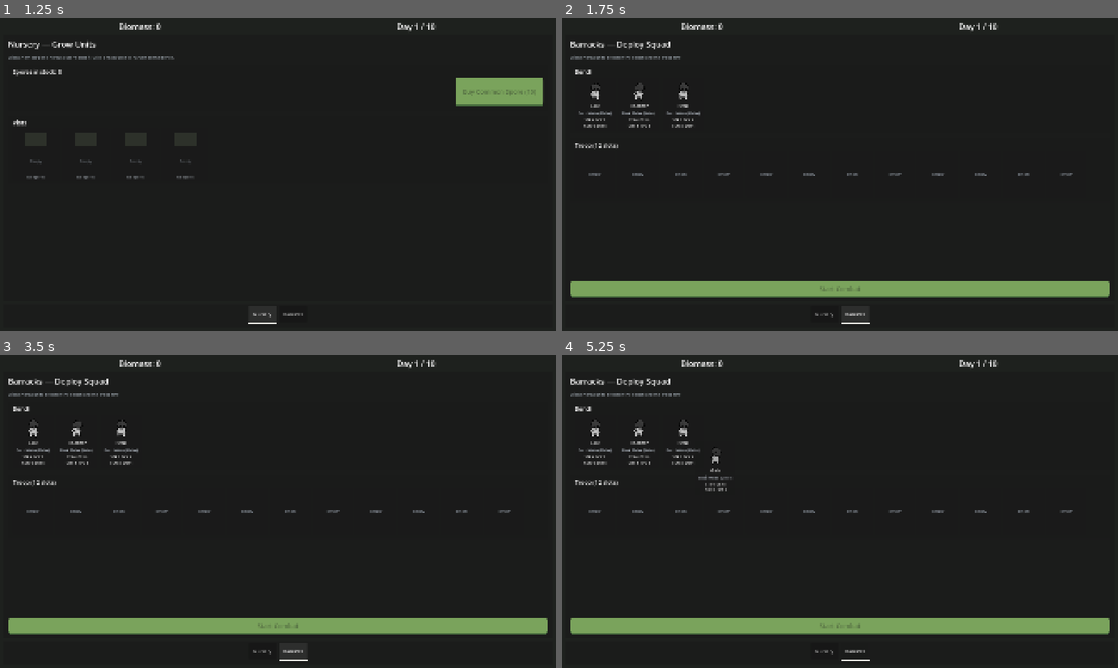
Above: before the commit, frames 1-4 (two rows, left to right).
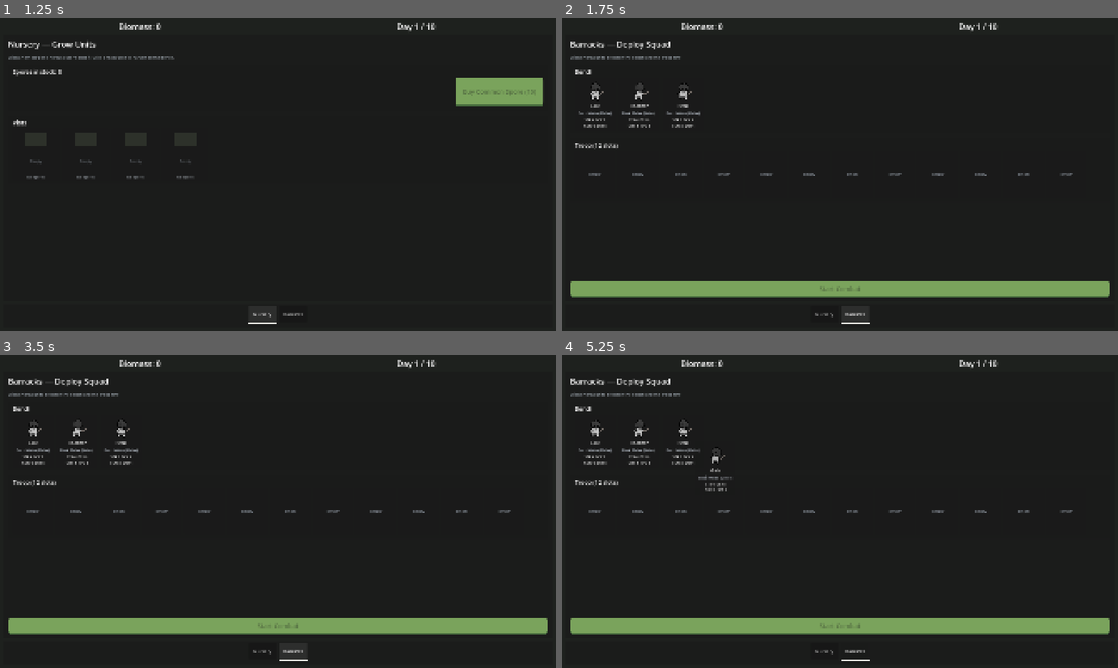
Above: after the commit, the same moments.

Repository: stonecauldron/mycelium-prototype
Game: Godot game, scene res://assets/base/base.tscn
Two runs of this game, one before a commit and one after it. Both use one fixed random seed, a clock stepped at 60 frames per second and the inputs below.
Inputs (mouse positions are in pixels of both pictures, inside the frame that each line leads up to):
- Up to frame 1 (1.25 s): click "Nursery" at 0.5 s
- Up to frame 2 (1.75 s): click "Barracks" at 1.25 s
- Up to frame 3 (3.5 s): click "Nursery" at 2 s; click "Barracks" at 2.75 s
- Up to frame 4 (5.25 s): click "Nursery" at 3.5 s; click "Barracks" at 4.25 s; drag from (595, 442) to (895, 442) at 5.02 s

Frame 1 is identical in both runs. In frame 2, less than 0.1% of the frame differs, in the area x 5-24%, y 20-26%; in frame 3, less than 0.1%; in frame 4, less than 0.1%.

Commit message:
Compose units from strain appearance and held weapon scenes.
Move hurtbox/body onto Capling appearance via UnitStrain, and mount visual-only weapon props from WeaponData so shells keep attack hitboxes only.

Co-authored-by: Cursor <cursoragent@cursor.com>

Diff:
--- a/assets/base/roster_unit_data.gd
+++ b/assets/base/roster_unit_data.gd
@@ -1,12 +1,12 @@
 class_name RosterUnitData
 extends Resource
 
-const _DEFAULT_VISUAL := preload("res://assets/units/capling/capling_visual.tres")
+const _DEFAULT_STRAIN := preload("res://assets/units/capling/capling_strain.tres")
 
 @export var display_name: String = "Unit"
 @export var stats: UnitStatsData
 @export var weapon: WeaponData
-@export var visual: UnitVisualData
+@export var strain: UnitStrain
 
 
 func get_range_class() -> WeaponData.WeaponRange:
@@ -19,11 +19,11 @@
 	unit_name: String,
 	unit_stats: UnitStatsData,
 	unit_weapon: WeaponData,
-	unit_visual: UnitVisualData = null
+	unit_strain: UnitStrain = null
 ) -> RosterUnitData:
 	var data := RosterUnitData.new()
 	data.display_name = unit_name
 	data.stats = unit_stats
 	data.weapon = unit_weapon
-	data.visual = unit_visual if unit_visual != null else _DEFAULT_VISUAL
+	data.strain = unit_strain if unit_strain != null else _DEFAULT_STRAIN
 	return data
--- a/assets/base/unit_card/unit_card.gd
+++ b/assets/base/unit_card/unit_card.gd
@@ -97,18 +97,19 @@
 	if _portrait_instance != null:
 		_portrait_instance.queue_free()
 		_portrait_instance = null
-	if _portrait_host == null or data.visual == null:
+	if _portrait_host == null or data.strain == null:
 		return
-	var instance := data.visual.instantiate_visual()
-	if instance == null:
+	var appearance := data.strain.instantiate_appearance()
+	if appearance == null:
 		return
-	_portrait_host.add_child(instance)
-	_portrait_instance = instance
-	instance.scale = Vector2(PORTRAIT_SCALE, PORTRAIT_SCALE)
-	instance.position = Vector2(_portrait_host.size.x * 0.5, _portrait_host.size.y - 4.0)
+	_portrait_host.add_child(appearance)
+	_portrait_instance = appearance
+	appearance.scale = Vector2(PORTRAIT_SCALE, PORTRAIT_SCALE)
+	appearance.position = Vector2(_portrait_host.size.x * 0.5, _portrait_host.size.y - 4.0)
 	if not _portrait_host.resized.is_connected(_on_portrait_host_resized):
 		_portrait_host.resized.connect(_on_portrait_host_resized)
-	data.visual.play_idle(instance)
+	appearance.mount_weapon_appearance(data.weapon)
+	appearance.play_idle(true)
 
 
 func _on_portrait_host_resized() -> void:
--- a/assets/components/hurtbox_component.gd
+++ b/assets/components/hurtbox_component.gd
@@ -3,7 +3,12 @@
 
 
 func get_combatant() -> Node:
-	return get_parent()
+	var node: Node = get_parent()
+	while node != null:
+		if node.has_method("take_damage"):
+			return node
+		node = node.get_parent()
+	return null
 
 
 func receive_hit(
--- /dev/null
+++ b/assets/units/capling/capling_appearance.tscn
@@ -0,0 +1,62 @@
+[gd_scene format=3 uid="uid://dq1q1a7s2xhy3"]
+
+[ext_resource type="Script" uid="uid://nqw7ixv3u2we" path="res://assets/units/unit_appearance.gd" id="1_root"]
+[ext_resource type="Texture2D" uid="uid://cxbtntfc3hcqj" path="res://assets/units/capling.png" id="2_tex"]
+[ext_resource type="Script" uid="uid://dk024gkwu740b" path="res://assets/components/hurtbox_component.gd" id="3_hurtbox"]
+
+[sub_resource type="Animation" id="Animation_idle"]
+resource_name = "idle"
+length = 1.2
+loop_mode = 1
+tracks/0/type = "value"
+tracks/0/imported = false
+tracks/0/enabled = true
+tracks/0/path = NodePath("Sprite:scale")
+tracks/0/interp = 1
+tracks/0/loop_wrap = true
+tracks/0/keys = {
+"times": PackedFloat32Array(0, 0.6, 1.2),
+"transitions": PackedFloat32Array(-2, -2, -2),
+"update": 0,
+"values": [Vector2(0.4, 0.4), Vector2(0.375, 0.435), Vector2(0.4, 0.4)]
+}
+
+[sub_resource type="AnimationLibrary" id="AnimationLibrary_main"]
+_data = {
+&"idle": SubResource("Animation_idle")
+}
+
+[sub_resource type="RectangleShape2D" id="RectangleShape2D_hurtbox"]
+size = Vector2(61, 103)
+
+[sub_resource type="RectangleShape2D" id="RectangleShape2D_body"]
+size = Vector2(61, 104)
+
+[node name="CaplingAppearance" type="Node2D" unique_id=369788823]
+script = ExtResource("1_root")
+
+[node name="Sprite" type="Sprite2D" parent="." unique_id=199861224]
+position = Vector2(1, -52)
+scale = Vector2(0.4, 0.4)
+texture = ExtResource("2_tex")
+region_enabled = true
+region_rect = Rect2(169, 238, 175, 274)
+
+[node name="WeaponMount" type="Node2D" parent="." unique_id=1779674008]
+position = Vector2(31, -32)
+
+[node name="AnimationPlayer" type="AnimationPlayer" parent="." unique_id=429055354]
+libraries/ = SubResource("AnimationLibrary_main")
+
+[node name="Hurtbox" type="Area2D" parent="." unique_id=2024457660]
+collision_layer = 4
+collision_mask = 0
+script = ExtResource("3_hurtbox")
+
+[node name="CollisionShape2D" type="CollisionShape2D" parent="Hurtbox" unique_id=1875027642]
+position = Vector2(2.5, -53.5)
+shape = SubResource("RectangleShape2D_hurtbox")
+
+[node name="BodyShape" type="CollisionShape2D" parent="." unique_id=413708413]
+position = Vector2(2.5, -52)
+shape = SubResource("RectangleShape2D_body")
--- /dev/null
+++ b/assets/units/capling/capling_strain.tres
@@ -0,0 +1,8 @@
+[gd_resource type="Resource" script_class="UnitStrain" format=3 uid="uid://dq1q1tcux6dy3"]
+
+[ext_resource type="Script" uid="uid://bftxo0b154lgi" path="res://assets/units/unit_strain.gd" id="1_script"]
+[ext_resource type="PackedScene" uid="uid://dq1q1a7s2xhy3" path="res://assets/units/capling/capling_appearance.tscn" id="2_scene"]
+
+[resource]
+script = ExtResource("1_script")
+appearance_scene = ExtResource("2_scene")
--- a/assets/units/capling/capling_visual.tres
+++ /dev/null
@@ -1,9 +0,0 @@
-[gd_resource type="Resource" script_class="UnitVisualData" load_steps=3 format=3 uid="uid://ccaplingvdata01"]
-
-[ext_resource type="Script" path="res://assets/units/unit_visual_data.gd" id="1_script"]
-[ext_resource type="PackedScene" uid="uid://ccaplingvisual01" path="res://assets/units/capling/capling_visual.tscn" id="2_scene"]
-
-[resource]
-script = ExtResource("1_script")
-visual_scene = ExtResource("2_scene")
-idle_animation = &"idle"
--- a/assets/units/capling/capling_visual.tscn
+++ /dev/null
@@ -1,39 +0,0 @@
-[gd_scene format=3 uid="uid://dq1q1v0wjxby3"]
-
-[ext_resource type="Script" uid="uid://cxt0dcdtr2s2c" path="res://assets/units/unit_visual_root.gd" id="1_root"]
-[ext_resource type="Texture2D" uid="uid://cxbtntfc3hcqj" path="res://assets/units/capling.png" id="2_tex"]
-
-[sub_resource type="Animation" id="Animation_idle"]
-resource_name = "idle"
-length = 1.2
-loop_mode = 1
-tracks/0/type = "value"
-tracks/0/imported = false
-tracks/0/enabled = true
-tracks/0/path = NodePath("Sprite:scale")
-tracks/0/interp = 1
-tracks/0/loop_wrap = true
-tracks/0/keys = {
-"times": PackedFloat32Array(0, 0.6, 1.2),
-"transitions": PackedFloat32Array(-2, -2, -2),
-"update": 0,
-"values": [Vector2(0.4, 0.4), Vector2(0.375, 0.435), Vector2(0.4, 0.4)]
-}
-
-[sub_resource type="AnimationLibrary" id="AnimationLibrary_main"]
-_data = {
-&"idle": SubResource("Animation_idle")
-}
-
-[node name="CaplingVisual" type="Node2D" unique_id=1626935717]
-script = ExtResource("1_root")
-
-[node name="Sprite" type="Sprite2D" parent="." unique_id=887362495]
-position = Vector2(1, -52)
-scale = Vector2(0.4, 0.4)
-texture = ExtResource("2_tex")
-region_enabled = true
-region_rect = Rect2(169, 238, 175, 274)
-
-[node name="AnimationPlayer" type="AnimationPlayer" parent="." unique_id=224118308]
-libraries/ = SubResource("AnimationLibrary_main")
--- a/assets/units/melee_unit/melee_unit.tscn
+++ b/assets/units/melee_unit/melee_unit.tscn
@@ -2,17 +2,11 @@
 
 [ext_resource type="Script" uid="uid://drm1bg6fdninn" path="res://assets/units/unit.gd" id="1_unit"]
 [ext_resource type="Resource" uid="uid://bw1v2csvvxpw7" path="res://assets/weapons/basic_melee.tres" id="2_weapon"]
-[ext_resource type="Script" uid="uid://dk024gkwu740b" path="res://assets/components/hurtbox_component.gd" id="3_hurtbox"]
 [ext_resource type="Script" uid="uid://cns4xbglj3l7t" path="res://assets/components/hitbox_component.gd" id="4_hitbox"]
+[ext_resource type="PackedScene" uid="uid://dq1q1a7s2xhy3" path="res://assets/units/capling/capling_appearance.tscn" id="5_appear"]
 
 [sub_resource type="RectangleShape2D" id="RectangleShape2D_hitbox"]
 size = Vector2(111, 30)
-
-[sub_resource type="RectangleShape2D" id="RectangleShape2D_unit"]
-size = Vector2(61, 104)
-
-[sub_resource type="RectangleShape2D" id="RectangleShape2D_hurtbox"]
-size = Vector2(61, 103)
 
 [node name="MeleeUnit" type="CharacterBody2D" unique_id=2102761541]
 collision_layer = 2
@@ -20,6 +14,8 @@
 weapon = ExtResource("2_weapon")
 
 [node name="Visual" type="Node2D" parent="." unique_id=1518995846]
+
+[node name="Appearance" parent="Visual" unique_id=369566487 instance=ExtResource("5_appear")]
 
 [node name="Hitbox" type="Area2D" parent="Visual" unique_id=1876171421]
 position = Vector2(24, -32)
@@ -30,16 +26,3 @@
 [node name="CollisionShape2D" type="CollisionShape2D" parent="Visual/Hitbox" unique_id=736467790]
 position = Vector2(37.5, 2)
 shape = SubResource("RectangleShape2D_hitbox")
-
-[node name="CollisionShape2D" type="CollisionShape2D" parent="." unique_id=527830283]
-position = Vector2(2.5, -52)
-shape = SubResource("RectangleShape2D_unit")
-
-[node name="Hurtbox" type="Area2D" parent="." unique_id=1331839073]
-collision_layer = 4
-collision_mask = 0
-script = ExtResource("3_hurtbox")
-
-[node name="CollisionShape2D" type="CollisionShape2D" parent="Hurtbox" unique_id=1569302703]
-position = Vector2(2.5, -53.5)
-shape = SubResource("RectangleShape2D_hurtbox")
--- a/assets/units/spear_unit/spear_unit.tscn
+++ b/assets/units/spear_unit/spear_unit.tscn
@@ -2,28 +2,20 @@
 
 [ext_resource type="Script" uid="uid://drm1bg6fdninn" path="res://assets/units/unit.gd" id="1_unit"]
 [ext_resource type="Resource" uid="uid://bm7kydjlcgjoi" path="res://assets/weapons/basic_spear.tres" id="2_weapon"]
-[ext_resource type="Script" uid="uid://dk024gkwu740b" path="res://assets/components/hurtbox_component.gd" id="3_hurtbox"]
 [ext_resource type="Script" uid="uid://cns4xbglj3l7t" path="res://assets/components/hitbox_component.gd" id="4_hitbox"]
-
-[sub_resource type="RectangleShape2D" id="RectangleShape2D_unit"]
-size = Vector2(59, 106)
+[ext_resource type="PackedScene" uid="uid://ccaplingappear01" path="res://assets/units/capling/capling_appearance.tscn" id="5_appear"]
 
 [sub_resource type="RectangleShape2D" id="RectangleShape2D_hitbox"]
 size = Vector2(40, 20)
-
-[sub_resource type="RectangleShape2D" id="RectangleShape2D_hurtbox"]
-size = Vector2(59, 106)
 
 [node name="SpearUnit" type="CharacterBody2D" unique_id=1145518829]
 collision_layer = 2
 script = ExtResource("1_unit")
 weapon = ExtResource("2_weapon")
 
-[node name="CollisionShape2D" type="CollisionShape2D" parent="." unique_id=848222844]
-position = Vector2(0.5, -54)
-shape = SubResource("RectangleShape2D_unit")
+[node name="Visual" type="Node2D" parent="." unique_id=1026035903]
 
-[node name="Visual" type="Node2D" parent="." unique_id=1026035903]
+[node name="Appearance" parent="Visual" instance=ExtResource("5_appear")]
 
 [node name="Hitbox" type="Area2D" parent="Visual" unique_id=816758569]
 position = Vector2(0, -32)
@@ -34,12 +26,3 @@
 
 [node name="CollisionShape2D" type="CollisionShape2D" parent="Visual/Hitbox" unique_id=969942359]
 shape = SubResource("RectangleShape2D_hitbox")
-
-[node name="Hurtbox" type="Area2D" parent="." unique_id=158653351]
-collision_layer = 4
-collision_mask = 0
-script = ExtResource("3_hurtbox")
-
-[node name="CollisionShape2D" type="CollisionShape2D" parent="Hurtbox" unique_id=1908875157]
-position = Vector2(1, -53)
-shape = SubResource("RectangleShape2D_hurtbox")
--- a/assets/units/unit.gd
+++ b/assets/units/unit.gd
@@ -55,7 +55,8 @@
 @onready var _visual: Node2D = $Visual
 @onready var _hitbox: HitboxComponent = $Visual/Hitbox
 
-var _appearance: Node2D = null
+var _appearance: UnitAppearance = null
+var _body_shape: CollisionShape2D = null
 
 
 func _ready() -> void:
@@ -103,26 +104,42 @@
 
 
 func _mount_appearance() -> void:
-	var baked := _visual.get_node_or_null("Sprite")
-	if baked != null:
-		_visual.remove_child(baked)
-		baked.free()
-
-	if _appearance != null:
-		_appearance.queue_free()
-		_appearance = null
-
-	var visual_data: UnitVisualData = roster_data.visual if roster_data != null else null
-	if visual_data == null:
-		return
-
-	_appearance = visual_data.instantiate_visual()
+	_clear_visual_non_hitbox_children()
+	if _body_shape != null and is_instance_valid(_body_shape):
+		_body_shape.queue_free()
+		_body_shape = null
+	_appearance = null
+
+	var strain: UnitStrain = roster_data.strain if roster_data != null else null
+	if strain == null:
+		strain = preload("res://assets/units/capling/capling_strain.tres") as UnitStrain
+	if strain == null:
+		return
+
+	_appearance = strain.instantiate_appearance()
 	if _appearance == null:
 		return
 
 	_visual.add_child(_appearance)
 	_visual.move_child(_appearance, 0)
-	visual_data.play_idle(_appearance)
+
+	var body := _appearance.get_node_or_null("BodyShape") as CollisionShape2D
+	if body != null:
+		var global_xform := body.global_transform
+		body.reparent(self)
+		body.global_transform = global_xform
+		_body_shape = body
+
+	_appearance.mount_weapon_appearance(weapon)
+	_appearance.play_idle(true)
+
+
+func _clear_visual_non_hitbox_children() -> void:
+	for child in _visual.get_children():
+		if child == _hitbox:
+			continue
+		_visual.remove_child(child)
+		child.free()
 
 
 func _apply_body_color() -> void:
--- /dev/null
+++ b/assets/units/unit_appearance.gd
@@ -0,0 +1,43 @@
+class_name UnitAppearance
+extends Node2D
+
+@onready var animation_player: AnimationPlayer = $AnimationPlayer
+@onready var hurtbox: HurtboxComponent = $Hurtbox
+@onready var body_shape: CollisionShape2D = $BodyShape
+@onready var weapon_mount: Node2D = $WeaponMount
+
+
+func mount_weapon_appearance(weapon: WeaponData) -> void:
+	var mount := weapon_mount
+	if mount == null:
+		mount = get_node_or_null("WeaponMount") as Node2D
+	if mount == null:
+		return
+	for child in mount.get_children():
+		mount.remove_child(child)
+		child.free()
+	if weapon == null:
+		return
+	var held := weapon.instantiate_appearance()
+	if held == null:
+		return
+	mount.add_child(held)
+
+
+func play(animation: StringName, randomize_start: bool = false) -> void:
+	var player := animation_player
+	if player == null:
+		player = get_node_or_null("AnimationPlayer") as AnimationPlayer
+	if player == null or not player.has_animation(animation):
+		return
+	player.play(animation)
+	if not randomize_start:
+		return
+	var length := player.current_animation_length
+	if length <= 0.0:
+		return
+	player.seek(randf() * length, true)
+
+
+func play_idle(randomize_start: bool = true) -> void:
+	play(&"idle", randomize_start)
--- /dev/null
+++ b/assets/units/unit_strain.gd
@@ -0,0 +1,11 @@
+class_name UnitStrain
+extends Resource
+
+@export var display_name: String = "Capling"
+@export var appearance_scene: PackedScene
+
+
+func instantiate_appearance() -> UnitAppearance:
+	if appearance_scene == null:
+		return null
+	return appearance_scene.instantiate() as UnitAppearance
--- a/assets/units/unit_visual_data.gd
+++ /dev/null
@@ -1,39 +0,0 @@
-class_name UnitVisualData
-extends Resource
-
-@export var visual_scene: PackedScene
-@export var idle_animation: StringName = &"idle"
-
-
-func instantiate_visual() -> Node2D:
-	if visual_scene == null:
-		return null
-	return visual_scene.instantiate() as Node2D
-
-
-func play_idle(root: Node) -> void:
-	play(root, idle_animation, true)
-
-
-func play(root: Node, animation: StringName, randomize_start: bool = false) -> void:
-	var player := find_animation_player(root)
-	if player == null:
-		return
-	if not player.has_animation(animation):
-		return
-	player.play(animation)
-	if not randomize_start:
-		return
-	var length := player.current_animation_length
-	if length <= 0.0:
-		return
-	player.seek(randf() * length, true)
-
-
-static func find_animation_player(root: Node) -> AnimationPlayer:
-	if root == null:
-		return null
-	var named := root.get_node_or_null("AnimationPlayer") as AnimationPlayer
-	if named != null:
-		return named
-	return root.find_child("AnimationPlayer", true, false) as AnimationPlayer
--- a/assets/units/unit_visual_root.gd
+++ /dev/null
@@ -1,15 +0,0 @@
-class_name UnitVisualRoot
-extends Node2D
-
-
-func play(animation: StringName, randomize_start: bool = false) -> void:
-	var player := get_node_or_null("AnimationPlayer") as AnimationPlayer
-	if player == null or not player.has_animation(animation):
-		return
-	player.play(animation)
-	if not randomize_start:
-		return
-	var length := player.current_animation_length
-	if length <= 0.0:
-		return
-	player.seek(randf() * length, true)
--- a/assets/units/weapon_data.gd
+++ b/assets/units/weapon_data.gd
@@ -16,6 +16,13 @@
 @export var base_damage: int = 5
 @export var attack_range: float = 48.0
 @export var knockback_force: float = 280.0
+@export var appearance_scene: PackedScene
+
+
+func instantiate_appearance() -> Node2D:
+	if appearance_scene == null:
+		return null
+	return appearance_scene.instantiate() as Node2D
 
 
 func get_squad_offset(squad_index: int) -> float:
--- a/assets/weapons/basic_melee.tres
+++ b/assets/weapons/basic_melee.tres
@@ -1,8 +1,10 @@
 [gd_resource type="Resource" script_class="WeaponData" format=3 uid="uid://bw1v2csvvxpw7"]
 
 [ext_resource type="Script" uid="uid://cgbjfqhc5bewm" path="res://assets/units/weapon_data.gd" id="1_weapon"]
+[ext_resource type="PackedScene" uid="uid://cff2rfskam8sy" path="res://assets/weapons/basic_melee/basic_melee_appearance.tscn" id="2_appear"]
 
 [resource]
 script = ExtResource("1_weapon")
 display_name = "Basic Melee"
 attack_range = 96.0
+appearance_scene = ExtResource("2_appear")
--- /dev/null
+++ b/assets/weapons/basic_melee/basic_melee_appearance.tscn
@@ -0,0 +1,8 @@
+[gd_scene format=3 uid="uid://cbasicmeleeapp01"]
+
+[node name="BasicMeleeAppearance" type="Node2D"]
+
+[node name="Visual" type="Polygon2D" parent="."]
+color = Color(0.45, 0.42, 0.4, 1)
+polygon = PackedVector2Array(0, -4, 28, -5, 36, 0, 28, 5, 0, 4, -4, 0)
+rotation = -0.6
--- a/assets/weapons/basic_spear.tres
+++ b/assets/weapons/basic_spear.tres
@@ -1,12 +1,12 @@
 [gd_resource type="Resource" script_class="WeaponData" format=3 uid="uid://bm7kydjlcgjoi"]
 
 [ext_resource type="Script" uid="uid://cgbjfqhc5bewm" path="res://assets/units/weapon_data.gd" id="1_weapon"]
+[ext_resource type="PackedScene" uid="uid://cff827oxam8sy" path="res://assets/weapons/basic_spear/basic_spear_appearance.tscn" id="2_appear"]
 
 [resource]
 script = ExtResource("1_weapon")
 display_name = "Basic Spear"
 range_class = 1
-targeting_mode = 0
-base_damage = 5
 attack_range = 400.0
 knockback_force = 0.0
+appearance_scene = ExtResource("2_appear")
--- /dev/null
+++ b/assets/weapons/basic_spear/basic_spear_appearance.tscn
@@ -0,0 +1,8 @@
+[gd_scene format=3 uid="uid://cbasicspearapp01"]
+
+[node name="BasicSpearAppearance" type="Node2D"]
+
+[node name="Visual" type="Polygon2D" parent="."]
+color = Color(0.55, 0.38, 0.22, 1)
+polygon = PackedVector2Array(-8, -2, 40, -2, 48, 0, 40, 2, -8, 2, -6, 0)
+rotation = -0.85
Not shown, added: assets/units/unit_appearance.gd.uid
Not shown, added: assets/units/unit_strain.gd.uid
Not shown, removed: assets/units/unit_visual_data.gd.uid
Not shown, removed: assets/units/unit_visual_root.gd.uid
